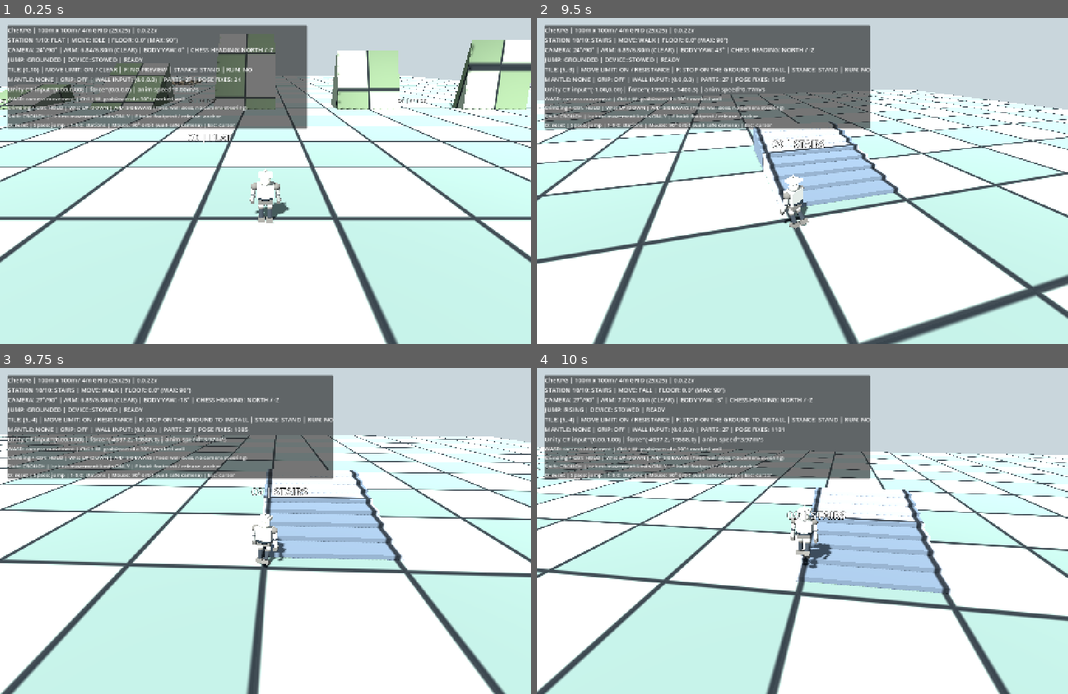
Above: before the commit, frames 1-4 (two rows, left to right).
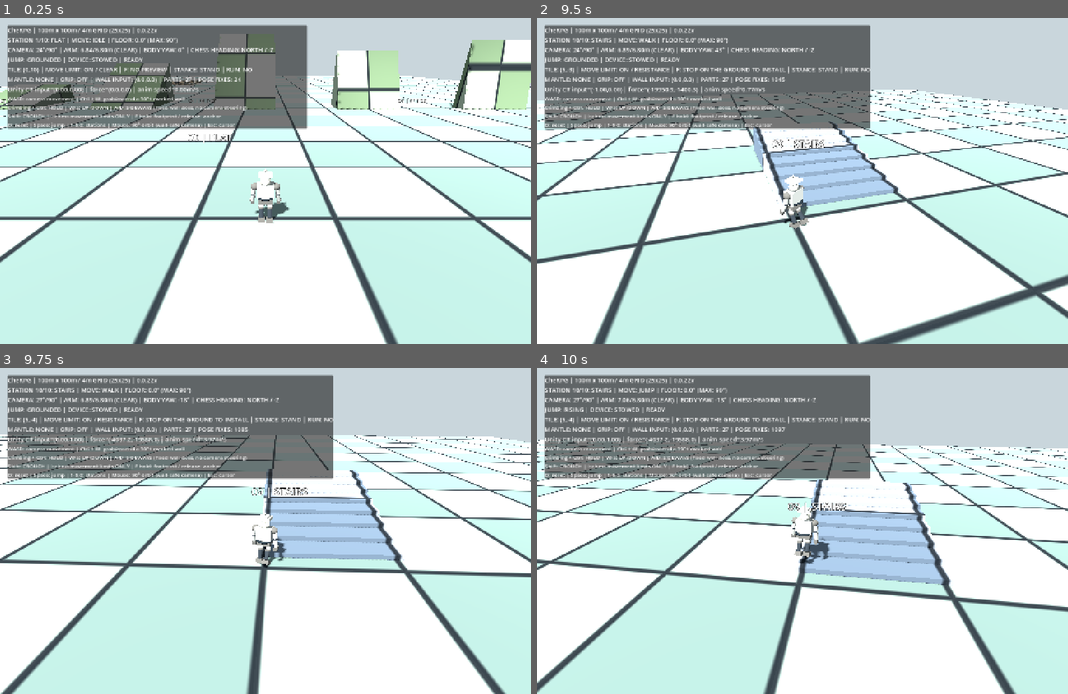
Above: after the commit, the same moments.

Repository: zzunlsj/cherpg
Game: Godot game, scene res://scenes/MotionLab.tscn
Same seed, same stepped clock (60 frames per second), same inputs: the game is played once before the commit and once after it.
Inputs (mouse positions are in pixels of both pictures, inside the frame that each line leads up to):
- Up to frame 1 (0.25 s): no input
- Up to frame 2 (9.5 s): tap Enter at 0.5 s; move the mouse to (797, 187) at 0.52 s; hold F 0.53-1.28 s; hold W 0.53-2.78 s; click (797, 187) at 0.67 s; tap Space at 0.77, 1.52, 3.02, 3.77, 4.52, 6.02, 6.77, 7.52, 9.02 s; move the mouse to (839, 184) at 1.27 s; tap O at 1.35 s; move the mouse to (760, 177) at 2.02 s; tap 1 at 2.1 s; move the mouse to (807, 181) at 2.77 s; hold A 2.78-3.53 s; tap 2 at 2.85 s; click (807, 181) at 2.92 s; move the mouse to (781, 174) at 3.52 s; hold W 3.53-5.78 s; tap 3 at 3.6 s; move the mouse to (829, 181) at 4.27 s; tap 4 at 4.35 s; move the mouse to (775, 181) at 5.02 s; tap 5 at 5.1 s; click (775, 181) at 5.17 s; move the mouse to (813, 174) at 5.77 s; hold D 5.78-6.53 s; tap 6 at 5.85 s; move the mouse to (797, 187) at 6.52 s; hold W 6.53-8.78 s; tap 7 at 6.6 s; move the mouse to (839, 184) at 7.27 s; tap 8 at 7.35 s; click (839, 184) at 7.42 s; move the mouse to (760, 177) at 8.02 s; tap 9 at 8.1 s; move the mouse to (807, 181) at 8.77 s; hold A from 8.78 s (still down); tap 0 at 8.85 s
- Up to frame 3 (9.75 s): move the mouse to (244, 524) at 9.52 s; release A at 9.53 s; hold W from 9.53 s (still down); tap Z at 9.6 s; click (244, 524) at 9.67 s
- Up to frame 4 (10 s): keep holding W; tap Space at 9.77 s

Frames 1-3 are identical in both runs. In frame 4, 23% of the frame differs, in the area x 0-100%, y 6-100%.

Commit message:
fix(stairs): three-stage collision-swept step-up motion probes beyond capsule radius to reach 16cm tread tops

Diff:
--- a/godot/tests/motion_rotation_lab/scripts/pawn_controller.gd
+++ b/godot/tests/motion_rotation_lab/scripts/pawn_controller.gd
@@ -106,6 +106,15 @@
 var mantle_wall_normal := Vector3.BACK
 var ground_normal := Vector3.UP
 var step_up_count := 0
+const STEP_UP_DURATION_SEC := 0.19
+var step_active := false
+var step_clock := 0.0
+var step_start := Vector3.ZERO
+var step_raised := Vector3.ZERO
+var step_over := Vector3.ZERO
+var step_end := Vector3.ZERO
+var step_last_reason := "NONE"
+var step_probe_count := 0
 var foot_contacts: Array[Vector3] = [Vector3.ZERO,Vector3.ZERO]
 var foot_contact_valid: Array[bool] = [false,false]
 var hand_contact_valid: Array[bool] = [false,false]
@@ -624,49 +633,98 @@
 	smoothed_input = move_toward(smoothed_input,target_y,delta * INPUT_SMOOTHING_PER_SEC)
 
 func _try_step_up(start_position: Vector3, desired_horizontal: Vector3, was_grounded: bool) -> bool:
-	# A vertical 16cm stair riser isn't a floor. Detect *blocked* planar travel,
-	# sweep a capsule up, across the landing, then sample the supporting top.
-	# Does not bypass 4m chess-cell voluntary movement restrictions.
-	if not was_grounded or climbing or mantle_active or desired_horizontal.length() < STEP_FORWARD_MIN_M:
+	# 16cm stair riser traversal is a 3-stage collision-swept motion.
+	# Elevated test probes beyond the stair nose to verify a *real platform*.
+	if not was_grounded or climbing or mantle_active or step_active \
+		or desired_horizontal.length() < STEP_FORWARD_MIN_M:
 		return false
-	var attempted: Vector3 = Vector3(desired_horizontal.x,0.0,desired_horizontal.z)
-	var actual: Vector3 = global_position - start_position
-	var advancement: float = Vector3(actual.x,0.0,actual.z).dot(attempted.normalized())
-	if advancement >= attempted.length() * 0.65:
-		return false # not obstructed; never auto-levitate on ordinary terrain
+	var horizontal := Vector3(desired_horizontal.x,0.0,desired_horizontal.z)
+	var actual: Vector3 = global_position-start_position
+	var forward: Vector3 = horizontal.normalized()
+	if Vector3(actual.x,0.0,actual.z).dot(forward) >= horizontal.length()*0.65:
+		return false
+	step_probe_count += 1
 	var raised := Transform3D(global_transform.basis,global_position)
 	if test_move(raised,Vector3.UP*MAX_STEP_HEIGHT_M):
-		return false # insufficient head/ceiling clearance
+		step_last_reason = "VERTICAL_SWEEP"
+		return false
 	raised.origin += Vector3.UP*MAX_STEP_HEIGHT_M
-	# Move the remaining full planned horizontal displacement at elevated height.
-	var remaining: Vector3 = attempted-Vector3(actual.x,0.0,actual.z)
-	if remaining.dot(attempted) <= 0.0 or test_move(raised,remaining):
+	# Pawn's collision radius stops its center ~0.235m before the riser.
+	# Advance beyond the nose by that distance or the support ray sees only
+	# the original floor and the Pawn can never reach the first tread.
+	var along: Vector3 = forward*(capsule_shape.radius+0.11)
+	var remaining: Vector3 = horizontal-Vector3(actual.x,0.0,actual.z)+along
+	if remaining.dot(forward) <= 0.0 or test_move(raised,remaining):
+		step_last_reason = "HORIZONTAL_SWEEP"
 		return false
-	var destination: Vector3 = raised.origin+remaining
-	var down_ray := PhysicsRayQueryParameters3D.create(
-		destination+Vector3.UP*0.08,destination+Vector3.DOWN*(MAX_STEP_HEIGHT_M+0.15),
-		1,[get_rid()])
-	var hit: Dictionary = get_world_3d().direct_space_state.intersect_ray(down_ray)
+	var top_probe: Vector3 = raised.origin+remaining
+	var ray := PhysicsRayQueryParameters3D.create(
+		top_probe+Vector3.UP*0.12,
+		top_probe+Vector3.DOWN*(MAX_STEP_HEIGHT_M+0.24),1,[get_rid()])
+	var hit: Dictionary = get_world_3d().direct_space_state.intersect_ray(ray)
 	if hit.is_empty():
+		step_last_reason = "NO_PLATFORM"
 		return false
-	var top: Vector3 = hit["position"]
-	var height_gain: float = top.y-start_position.y
-	if height_gain < 0.045 or height_gain > MAX_STEP_HEIGHT_M-0.015:
+	var platform: Vector3 = hit["position"]
+	var rise: float = platform.y-start_position.y
+	if rise < 0.045 or rise > MAX_STEP_HEIGHT_M-0.012 \
+		or hit["normal"].y < cos(floor_max_angle):
+		step_last_reason = "BAD_STEP_TOP"
 		return false
-	if hit["normal"].y < cos(floor_max_angle):
+	var destination := Vector3(top_probe.x,platform.y+0.012,top_probe.z)
+	if bool(_constrain_step(start_position,destination)["resisted"]):
+		step_last_reason = "BOARD_LIMIT"
 		return false
-	var landing := Vector3(destination.x,top.y+0.012,destination.z)
-	if bool(_constrain_step(start_position,landing)["resisted"]):
-		return false
-	# Upward and horizontal capsule sweeps both passed; the last tiny
-	# descent intentionally contacts the step platform, not its front wall.
-	global_position = landing
-	velocity.y = -0.4
-	apply_floor_snap()
-	step_up_count += 1
+	step_start = global_position
+	step_raised = global_position+Vector3.UP*MAX_STEP_HEIGHT_M
+	step_over = step_raised+remaining
+	step_end = destination
+	step_clock = 0.0
+	step_active = true
+	step_last_reason = "ACTIVE"
+	velocity = Vector3.ZERO
 	return true
 
+func _update_step_up(delta: float) -> void:
+	# Unlike teleport stepping, sweep each physics tick. If the ceiling or
+	# another obstacle unexpectedly blocks the trajectory, stop immediately.
+	var t: float = minf(1.0,(step_clock+delta)/STEP_UP_DURATION_SEC)
+	var goal := Vector3.ZERO
+	if t < 0.30:
+		goal = step_start.lerp(step_raised,smoothstep(0.0,0.30,t))
+	elif t < 0.78:
+		goal = step_raised.lerp(step_over,smoothstep(0.30,0.78,t))
+	else:
+		goal = step_over.lerp(step_end,smoothstep(0.78,1.0,t))
+	var motion: Vector3 = goal-global_position
+	if motion.length_squared() > 0.00000001:
+		var collision: KinematicCollision3D = move_and_collide(motion)
+		if collision != null and t < 0.78:
+			step_active = false
+			step_last_reason = "PATH_COLLISION"
+			velocity = Vector3.ZERO
+			return
+	step_clock = t*STEP_UP_DURATION_SEC
+	var planar_mps: float = WALK_MPS if not running else RUN_MPS
+	_update_gait(delta,planar_mps,running,1.0)
+	_apply_terrain_pose(delta)
+	_apply_surface_tilt(delta)
+	_clamp_anatomical_joints()
+	_prevent_part_penetration(delta)
+	current_cell = BOARD_RULES.cell_at(global_position,board_origin)
+	move_state = "STEP UP"
+	if t >= 1.0:
+		step_active = false
+		step_up_count += 1
+		step_last_reason = "LANDED"
+		velocity = Vector3(0.0,-0.4,0.0)
+		apply_floor_snap()
+
+
 func _physics_process(delta: float) -> void:
+	if step_active:
+		_update_step_up(delta)
+		return
 	if mantle_active:
 		_update_mantle(delta)
 		return
@@ -1311,6 +1369,10 @@
 		device.position.y = 0.0
 	climbing = false
 	step_up_count = 0
+	step_active = false
+	step_probe_count = 0
+	step_clock = 0.0
+	step_last_reason = "NONE"
 	foot_contact_valid = [false,false]
 	hand_contact_valid = [false,false]
 	climb_contact_grace = 0.0
